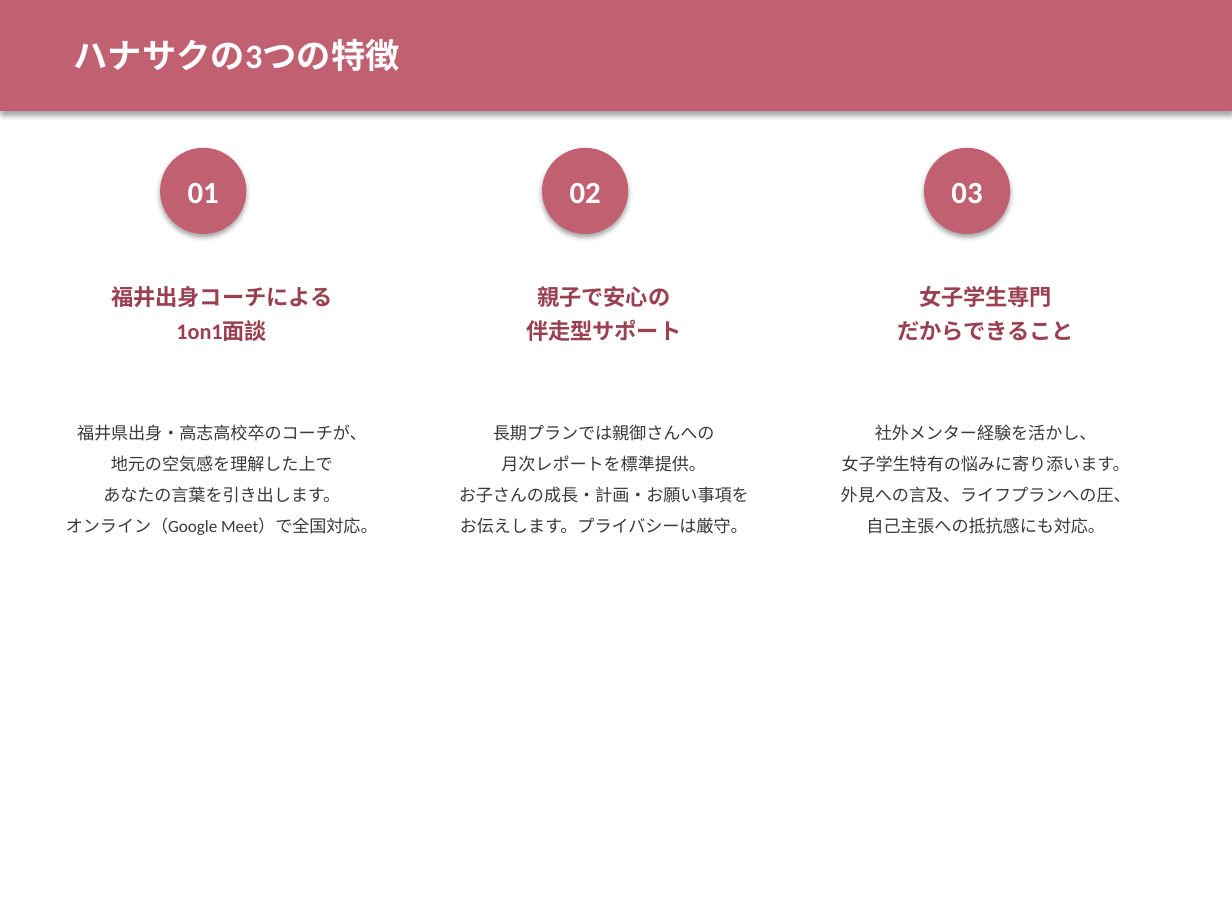
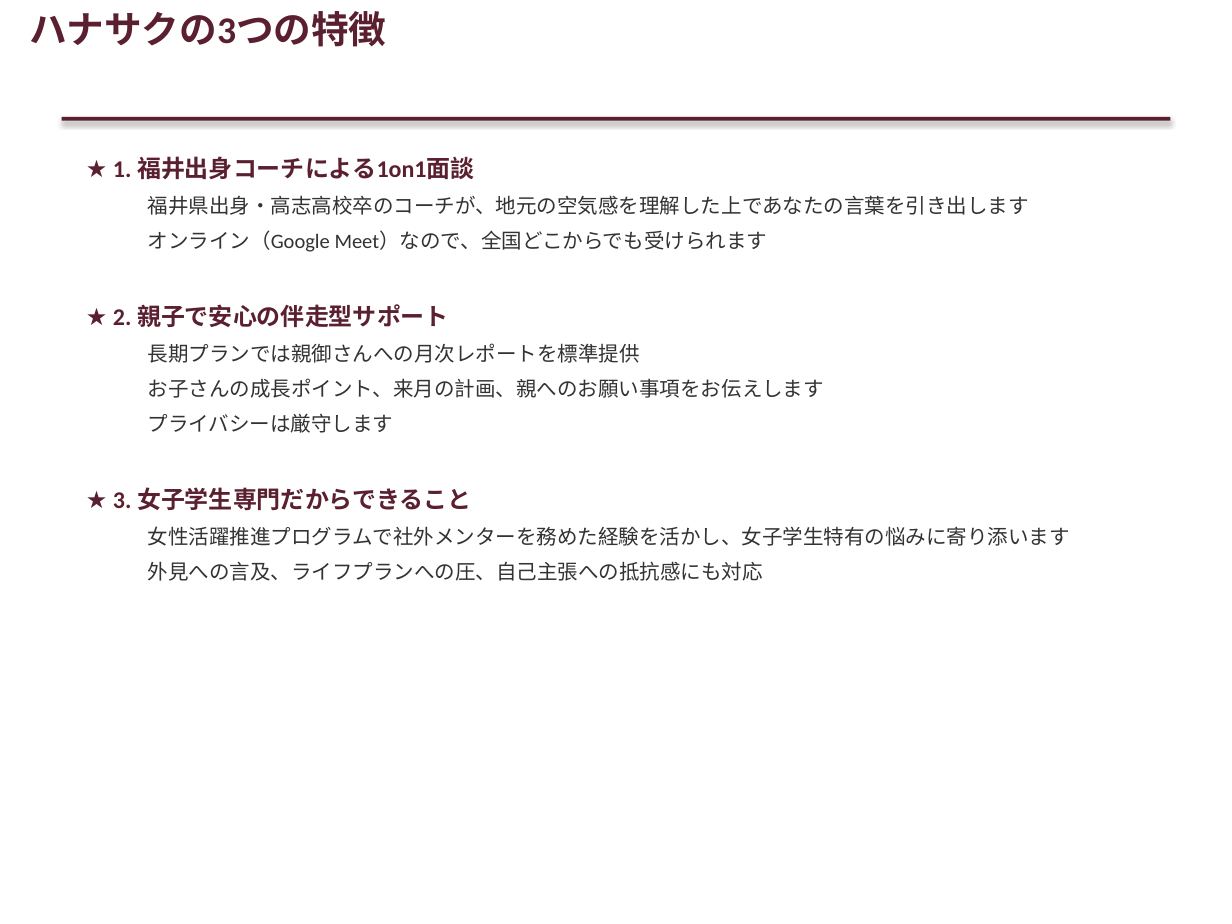
Before and after one commit to mai-san447/hanasaku-career, a slide deck: slide 4 of docs/hanasaku_service_overview.pptx. Drawn at 1232x924 pixels with LibreOffice and Linux fonts; fonts in the diff are those of the drawing. Boxes give left, top, right and bottom in pixels: in the first picture for what was removed or moved away, otherwise in the second. Text is boxed around its words. In the diff, an @@ line names an element or a change of style, - is before the commit and + after.

```diff
--- a/docs/hanasaku_service_overview.pptx
+++ b/docs/hanasaku_service_overview.pptx
@@ text "ハナサクの3つの特徴": place and size @@
-text "ハナサクの3つの特徴" at bbox=[74, 39, 400, 71]
+text "ハナサクの3つの特徴" at bbox=[29, 11, 386, 47]
@@ text "ハナサクの3つの特徴" at bbox=[29, 11, 386, 47]: size 20 to 22 pt, text colour #FFFFFF to #5A2030; line spacing 30pt to 1 @@
@@ rectangle: place and size @@
-rectangle at bbox=[0, 0, 1232, 111]
+rectangle at bbox=[62, 117, 1170, 121]
@@ rectangle at bbox=[62, 117, 1170, 121]: fill #C06070 to #5A2030 @@
@@ ellipse removed at bbox=[160, 148, 246, 234] @@
-01
@@ ellipse removed at bbox=[542, 148, 628, 234] @@
-02
@@ ellipse removed at bbox=[924, 148, 1010, 234] @@
-03
@@ text added at bbox=[113, 156, 1070, 581], 12 pt, text #333333 @@
+★ 1. 福井出身コーチによる1on1面談
+  福井県出身・高志高校卒のコーチが、地元の空気感を理解した上であなたの言葉を引き出します
+  オンライン（Google Meet）なので、全国どこからでも受けられます
+★ 2. 親子で安心の伴走型サポート
+  長期プランでは親御さんへの月次レポートを標準提供
+  お子さんの成長ポイント、来月の計画、親へのお願い事項をお伝えします
+  プライバシーは厳守します
+★ 3. 女子学生専門だからできること
+  女性活躍推進プログラムで社外メンターを務めた経験を活かし、女子学生特有の悩みに寄り添います
+  外見への言及、ライフプランへの圧、自己主張への抵抗感にも対応
@@ text removed at bbox=[111, 286, 332, 341] @@
-福井出身コーチによる
-1on1面談
@@ text removed at bbox=[526, 286, 681, 341] @@
-親子で安心の
-伴走型サポート
@@ text removed at bbox=[897, 286, 1073, 341] @@
-女子学生専門
-だからできること
@@ text removed at bbox=[66, 424, 378, 535] @@
-福井県出身・高志高校卒のコーチが、
-地元の空気感を理解した上で
-あなたの言葉を引き出します。
-オンライン（Google Meet）で全国対応。
@@ text removed at bbox=[459, 424, 749, 534] @@
-長期プランでは親御さんへの
-月次レポートを標準提供。
-お子さんの成長・計画・お願い事項を
-お伝えします。プライバシーは厳守。
@@ text removed at bbox=[841, 424, 1131, 534] @@
-社外メンター経験を活かし、
-女子学生特有の悩みに寄り添います。
-外見への言及、ライフプランへの圧、
-自己主張への抵抗感にも対応。
```
Also in this commit, not shown: 9 other slides changed, 1 other file.
